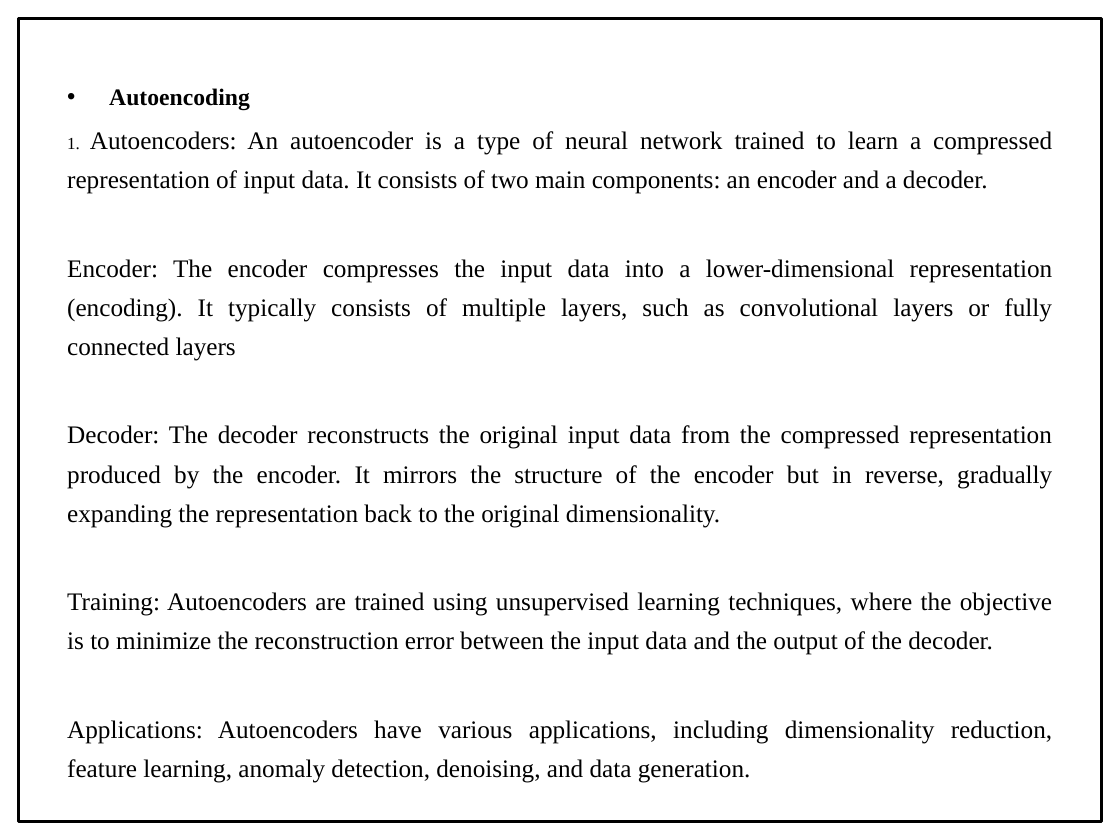
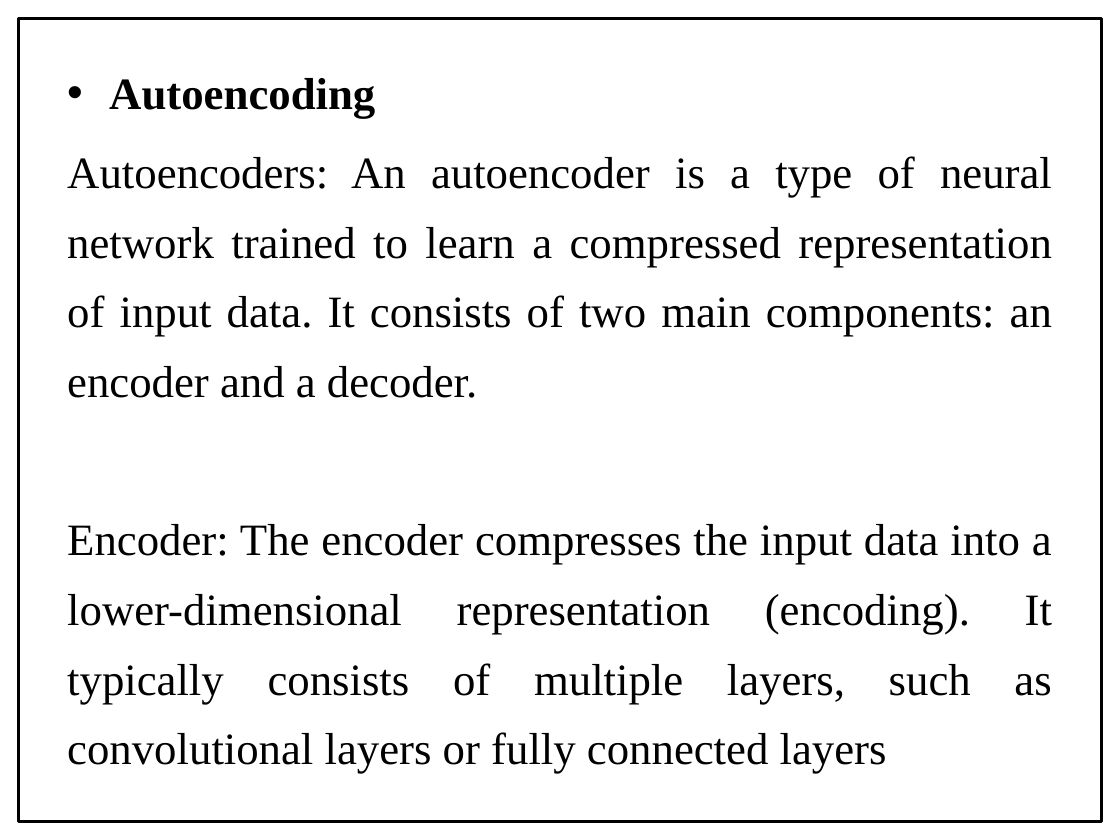
Before and after one commit to Renegadez518/IotSecurityProj, a slide deck: slide 26 of IOTProjreview ppt.pptx. Drawn at 1120x840 pixels with LibreOffice and Linux fonts; fonts in the diff are those of the drawing. Boxes give left, top, right and bottom in pixels: in the first picture for what was removed or moved away, otherwise in the second. Text is boxed around its words. In the diff, an @@ line names an element or a change of style, - is before the commit and + after.

```diff
--- a/IOTProjreview ppt.pptx
+++ b/IOTProjreview ppt.pptx
@@ text "Autoencoding": place and size @@
-text "Autoencoding" at box(67, 88, 1053, 783)
+text "Autoencoding" at box(67, 78, 1052, 774)
@@ text at box(67, 78, 1052, 774): size 15.2 to 28.8 pt in "Autoencoding"; size 16.1 to 28.8 pt in "Encoder: The encoder compresses the input data ..."; more space between paragraphs @@
@@ text at box(67, 156, 1052, 398): text changed; size 16.1 to 28.8 pt @@
-1. Autoencoders: An autoencoder is a type of neural network trained to learn a compressed representation of input data. It consists of two main components: an encoder and a decoder.
+Autoencoders: An autoencoder is a type of neural network trained to learn a compressed representation of input data. It consists of two main components: an encoder and a decoder.
@@ text at box(67, 425, 1052, 783): paragraphs removed @@
-Decoder: The decoder reconstructs the original input data from the compressed representation produced by the encoder. It mirrors the structure of the encoder but in reverse, gradually expanding the representation back to the original dimensionality.
-Training: Autoencoders are trained using unsupervised learning techniques, where the objective is to minimize the reconstruction error between the input data and the output of the decoder.
-Applications: Autoencoders have various applications, including dimensionality reduction, feature learning, anomaly detection, denoising, and data generation.
```
Also in this commit, not shown: 8 other slides changed, 6 slides added.
